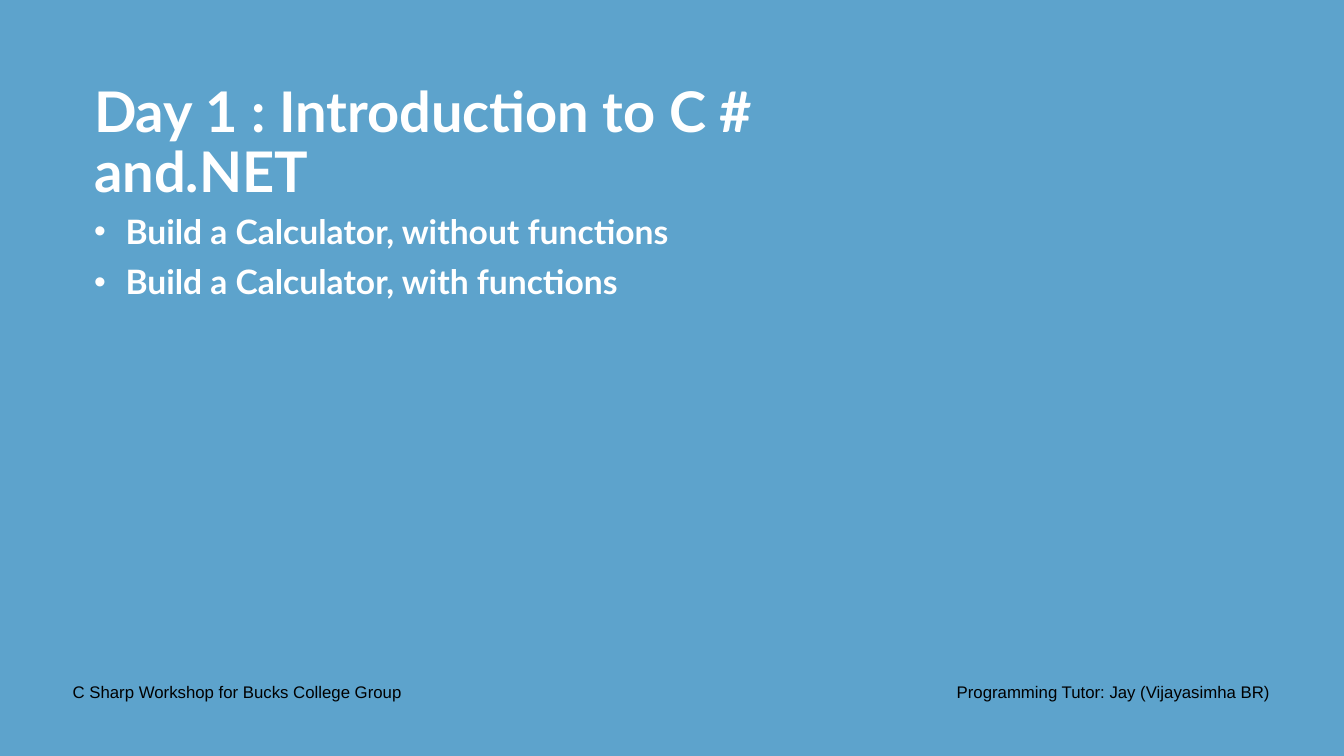
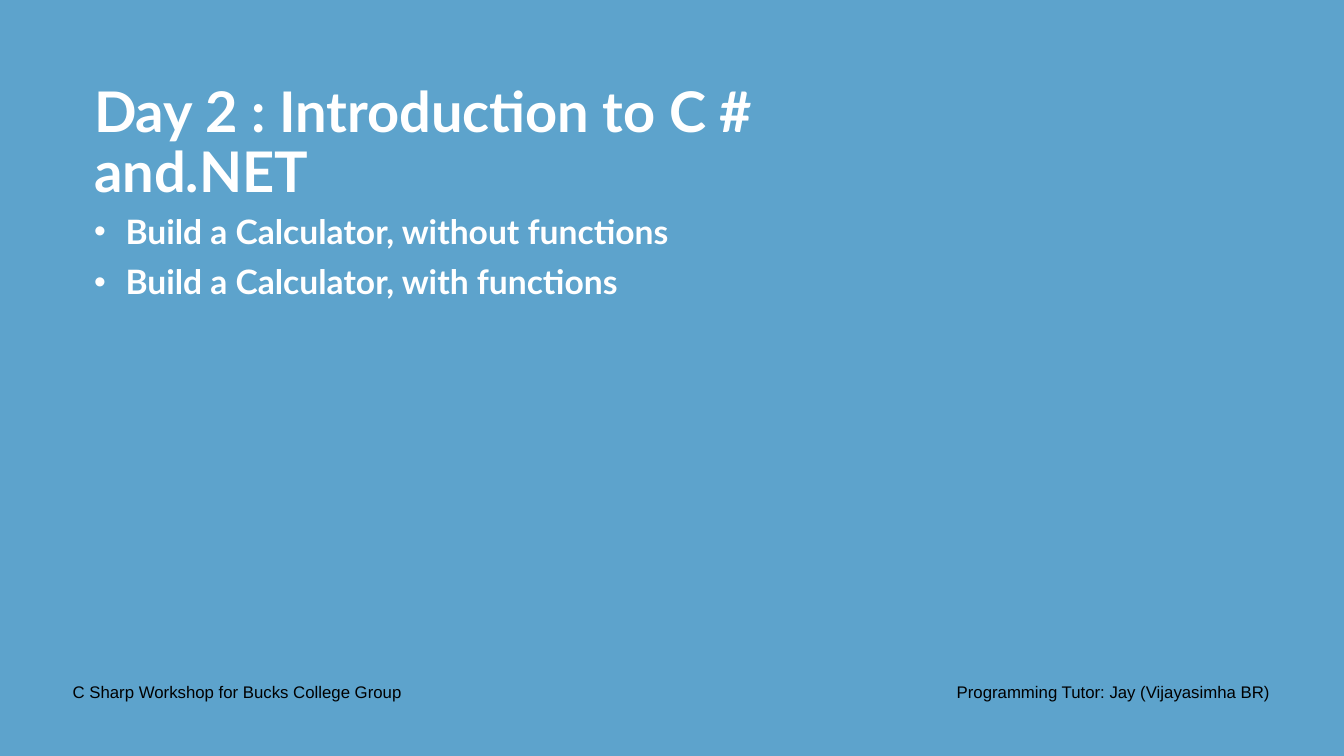
Before and after one commit to Jay-study-nildana/CSharpWorkShopforBucksCollegeGroup, a slide deck: slide 11 of PresentationPPTPDFS/Day 3 Onwards - C Sharp Workshop Bucks College Group.pptx. Drawn at 1344x756 pixels with LibreOffice and Linux fonts; fonts in the diff are those of the drawing; background and template pictures are left out. Boxes give left, top, right and bottom in pixels: in the first picture for what was removed or moved away, otherwise in the second. Text is boxed around its words. In the diff, an @@ line names an element or a change of style, - is before the commit and + after.

```diff
--- a/PresentationPPTPDFS/Day 3 Onwards - C Sharp Workshop Bucks College Group.pptx
+++ b/PresentationPPTPDFS/Day 3 Onwards - C Sharp Workshop Bucks College Group.pptx
@@ title at (94,90,706,193): text changed @@
-Day 1 : Introduction to C # and.NET
+Day 2 : Introduction to C # and.NET
```
Also in this commit, not shown: 1 other slide changed, 8 slides added, 2 other files.
